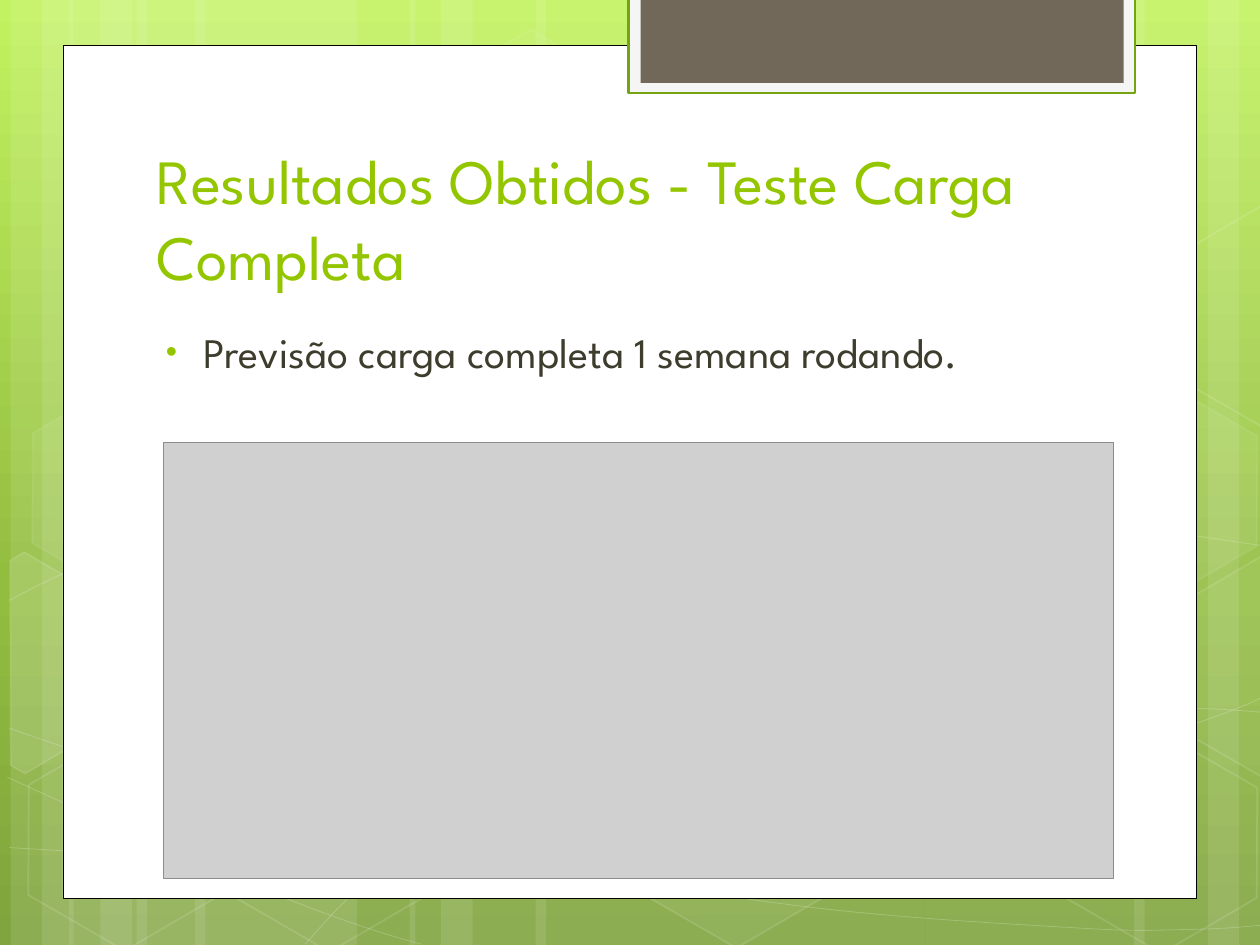
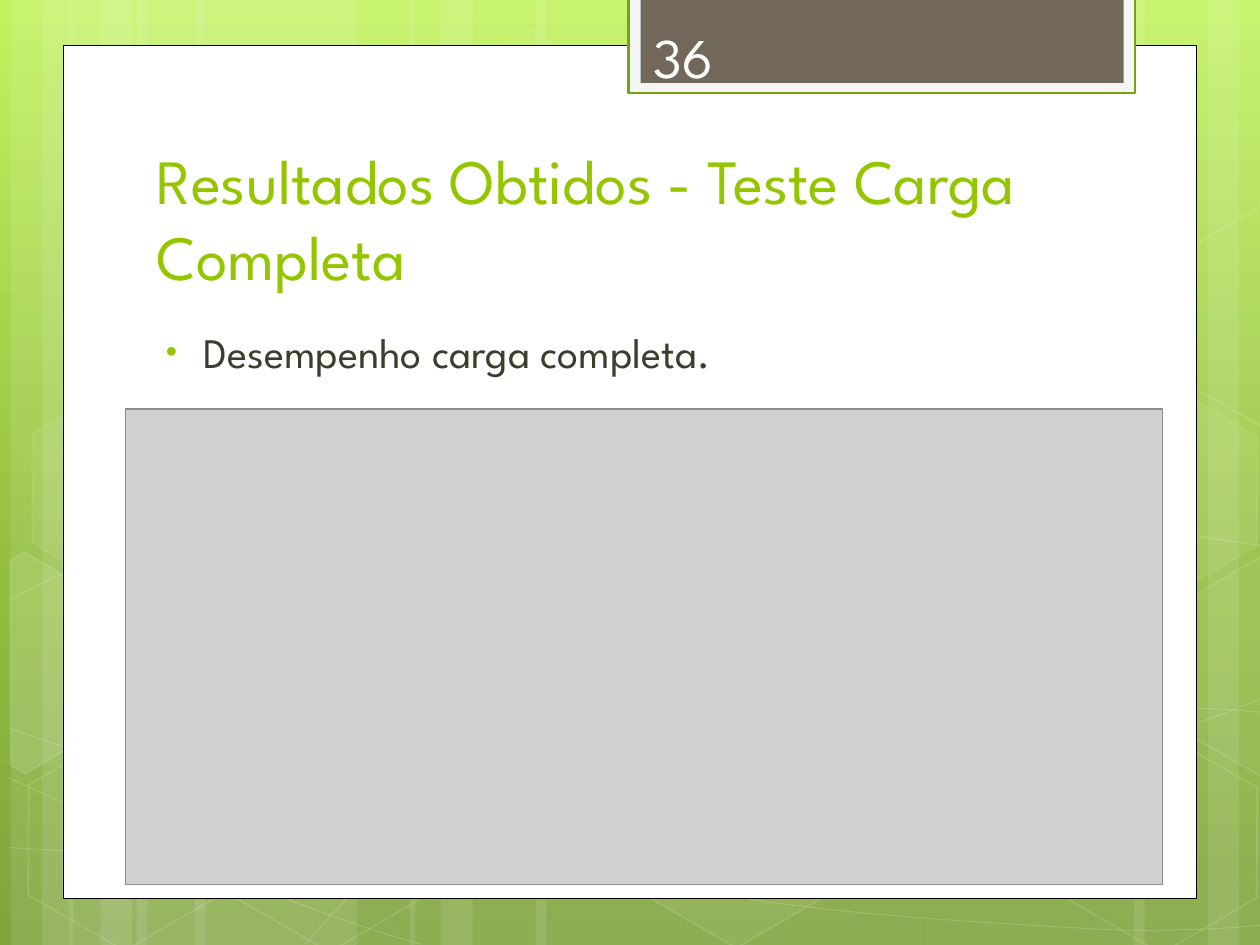
Before and after one commit to alexandregme/tcc2, a slide deck: slide 36 of Apresentação.pptx (slide 40 before the commit). Drawn at 1260x945 pixels with LibreOffice and Linux fonts; fonts in the diff are those of the drawing; grey boxes stand for pictures. Boxes give left, top, right and bottom in pixels: in the first picture for what was removed or moved away, otherwise in the second. Text is boxed around its words. In the diff, an @@ line names an element or a change of style, - is before the commit and + after.

```diff
--- a/Apresentação.pptx
+++ b/Apresentação.pptx
@@ page number added at (653,40,713,95), 32 pt, text #FEFEFE @@
+36
@@ text at (204,339,711,378): text changed @@
-• Previsão carga completa 1 semana rodando.
+• Desempenho carga completa.
@@ picture: place and size @@
-picture at (164,442,1114,878)
+picture at (126,410,1163,885)
```
Also in this commit, not shown: 40 other slides changed, 4 slides removed, 2 other files.
